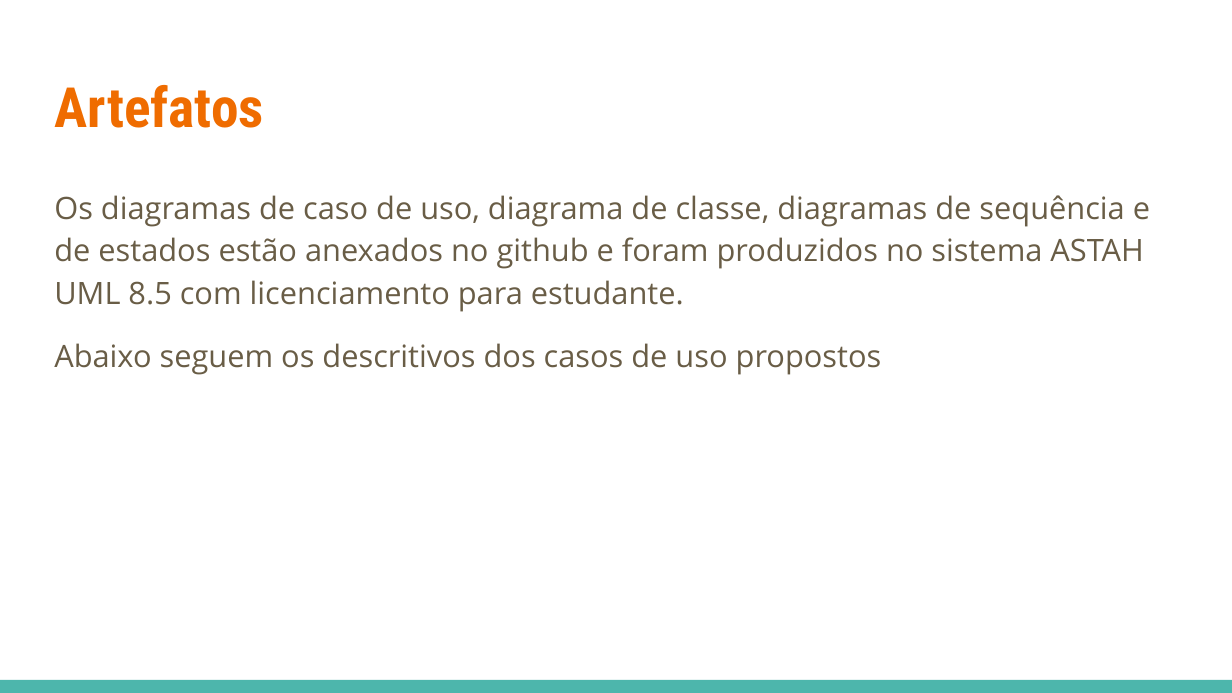
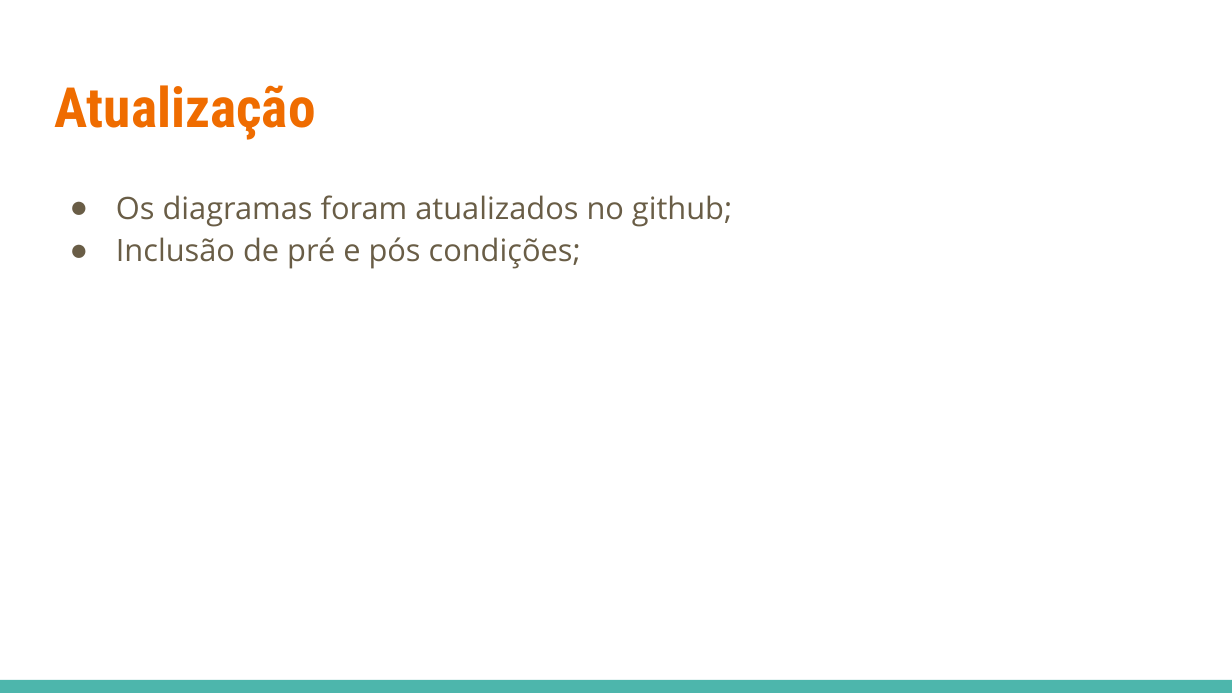
Before and after one commit to HugoBianquini/Projeto-de-Software, a slide deck: slide 3 of Sistema Drugs & Drage ons.pptx (slide 12 before the commit). Drawn at 1232x693 pixels with LibreOffice and Linux fonts; fonts in the diff are those of the drawing. Boxes give left, top, right and bottom in pixels: in the first picture for what was removed or moved away, otherwise in the second. Text is boxed around its words. In the diff, an @@ line names an element or a change of style, - is before the commit and + after.

```diff
--- a/Sistema Drugs & Drage ons.pptx
+++ b/Sistema Drugs & Drage ons.pptx
@@ title at (54, 85, 315, 140): text changed @@
-Artefatos
+Atualização
@@ text at (116, 195, 732, 269): text changed @@
-Os diagramas de caso de uso, diagrama de classe, diagramas de sequência e de estados estão anexados no github e foram produzidos no sistema ASTAH UML 8.5 com licenciamento para estudante.
-Abaixo seguem os descritivos dos casos de uso propostos
+● Os diagramas foram atualizados no github;
+● Inclusão de pré e pós condições;
```
Also in this commit, not shown: 4 slides added, 52 slides removed, 1 other file.
